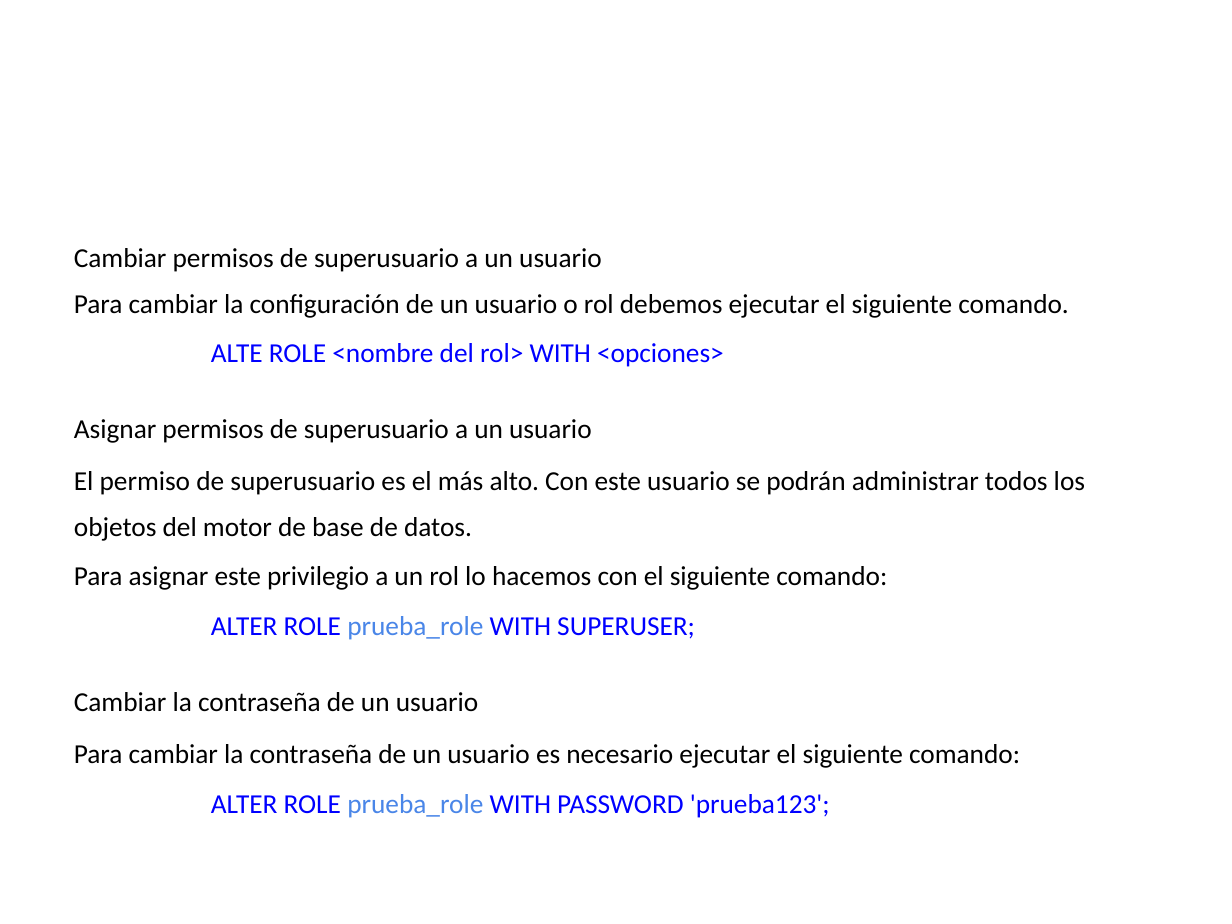
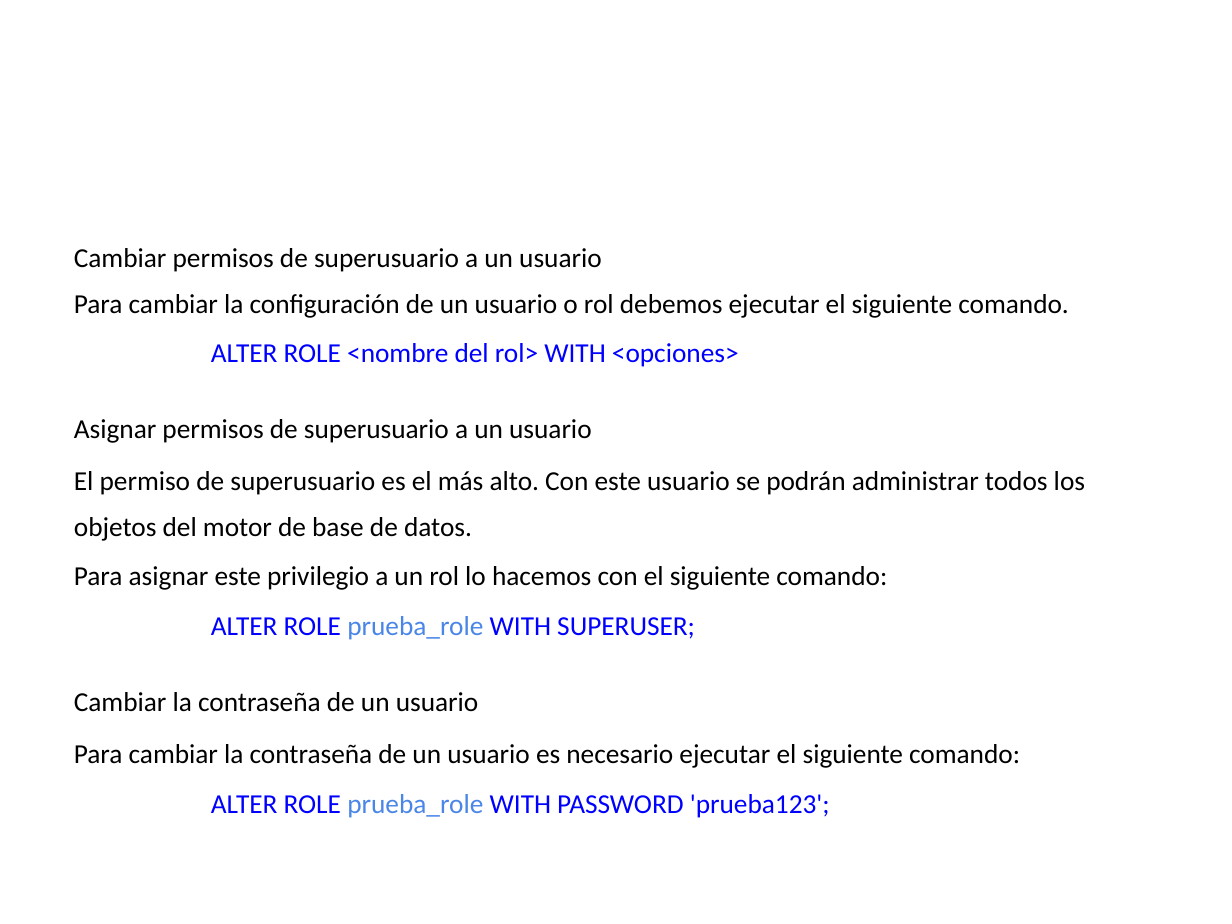
Before and after one commit to ejimenezdelgado/Aplica_db_jueves_1_2017, a slide deck: slide 6 of Clase 3/Clase3.pptx. Drawn at 1232x924 pixels with LibreOffice and Linux fonts; fonts in the diff are those of the drawing; background and template pictures are left out. Boxes give left, top, right and bottom in pixels: in the first picture for what was removed or moved away, otherwise in the second. Text is boxed around its words. In the diff, an @@ line names an element or a change of style, - is before the commit and + after.

```diff
--- a/Clase 3/Clase3.pptx
+++ b/Clase 3/Clase3.pptx
@@ text at (211, 343, 739, 367): text changed @@
-ALTE ROLE <nombre del rol> WITH <opciones>
+ALTER ROLE <nombre del rol> WITH <opciones>
```
Also in this commit, not shown: 4 other files.
